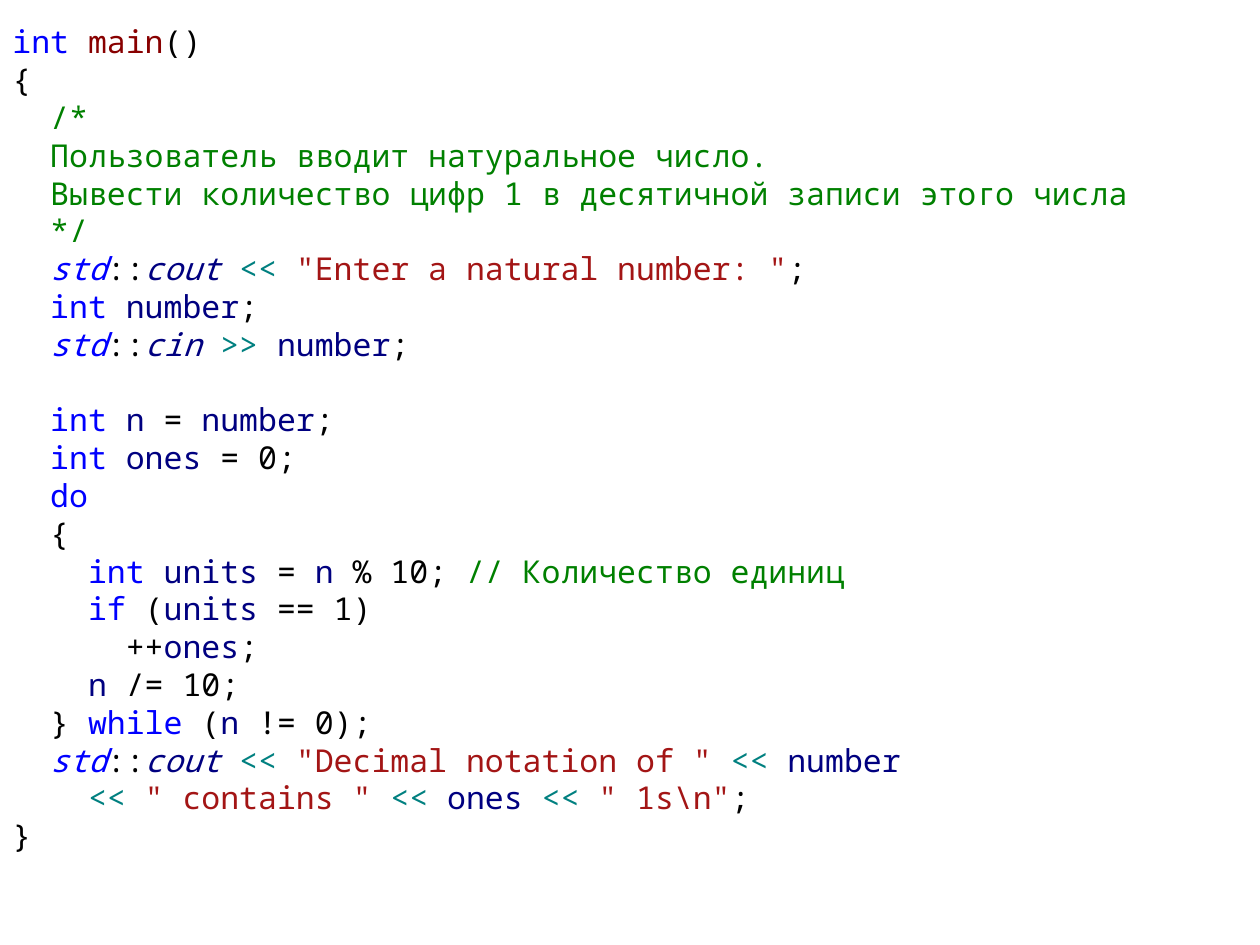
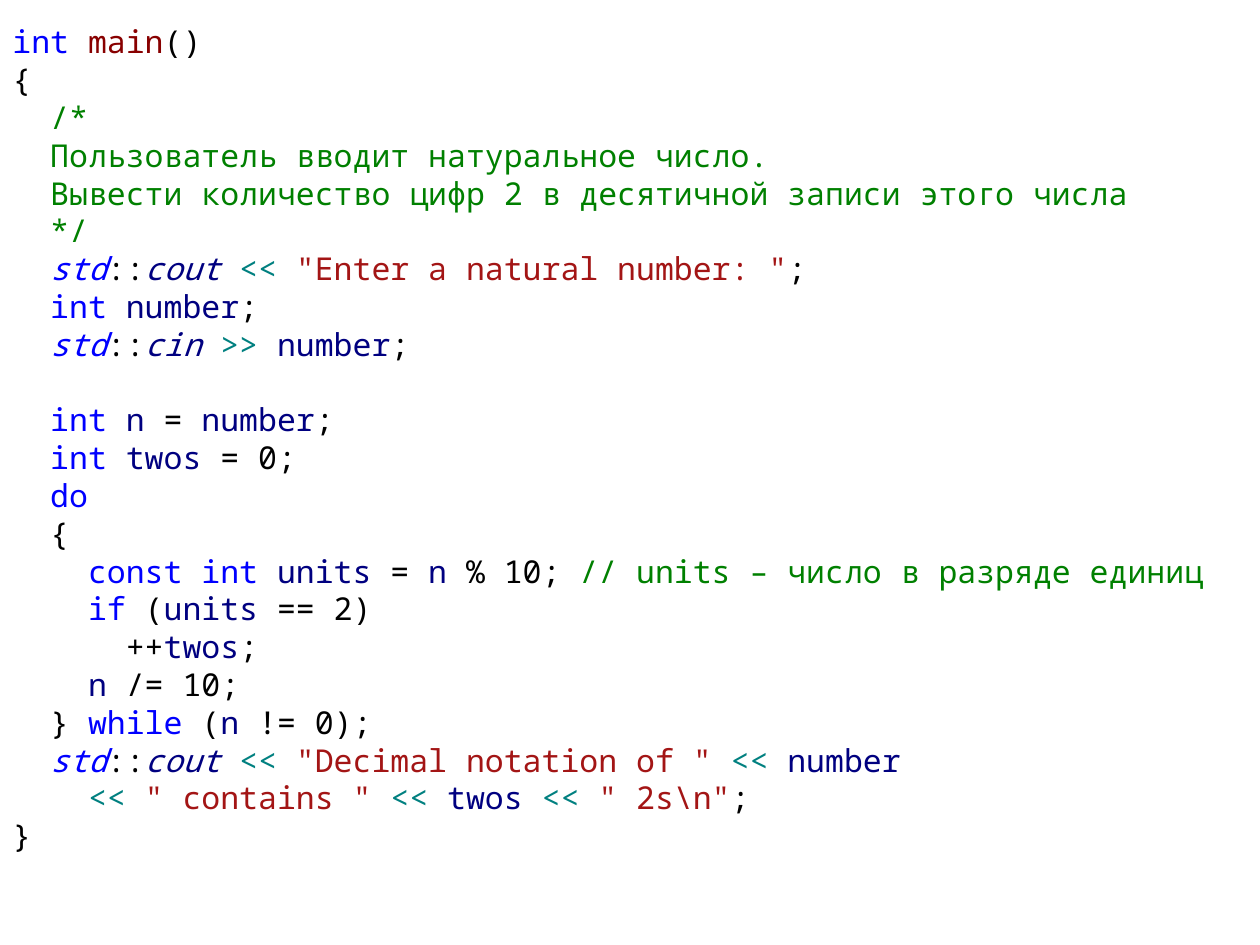
Before and after one commit to alexey-malov/oop, a slide deck: slide 46 of lectures/01/Синтаксис C++.pptx (slide 47 before the commit). Drawn at 1260x945 pixels with LibreOffice and Linux fonts; fonts in the diff are those of the drawing. Boxes give left, top, right and bottom in pixels: in the first picture for what was removed or moved away, otherwise in the second. Text is boxed around its words. In the diff, an @@ line names an element or a change of style, - is before the commit and + after.

```diff
--- a/lectures/01/Синтаксис C++.pptx
+++ b/lectures/01/Синтаксис C++.pptx
@@ text at [50, 181, 1127, 213]: text changed @@
-Вывести количество цифр 1 в десятичной записи этого числа
+Вывести количество цифр 2 в десятичной записи этого числа
@@ text at [50, 445, 296, 474]: text changed @@
-int ones = 0;
+int twos = 0;
@@ text at [88, 559, 1203, 663]: text changed @@
-int units = n % 10; // Количество единиц
-if (units == 1)
-++ones;
+const int units = n % 10; // units – число в разряде единиц
+if (units == 2)
+++twos;
@@ text at [183, 785, 749, 814]: text changed @@
-<< " contains " << ones << " 1s\n";
+<< " contains " << twos << " 2s\n";
```
Also in this commit, not shown: 38 other slides changed, 2 slides added, 2 slides removed.
